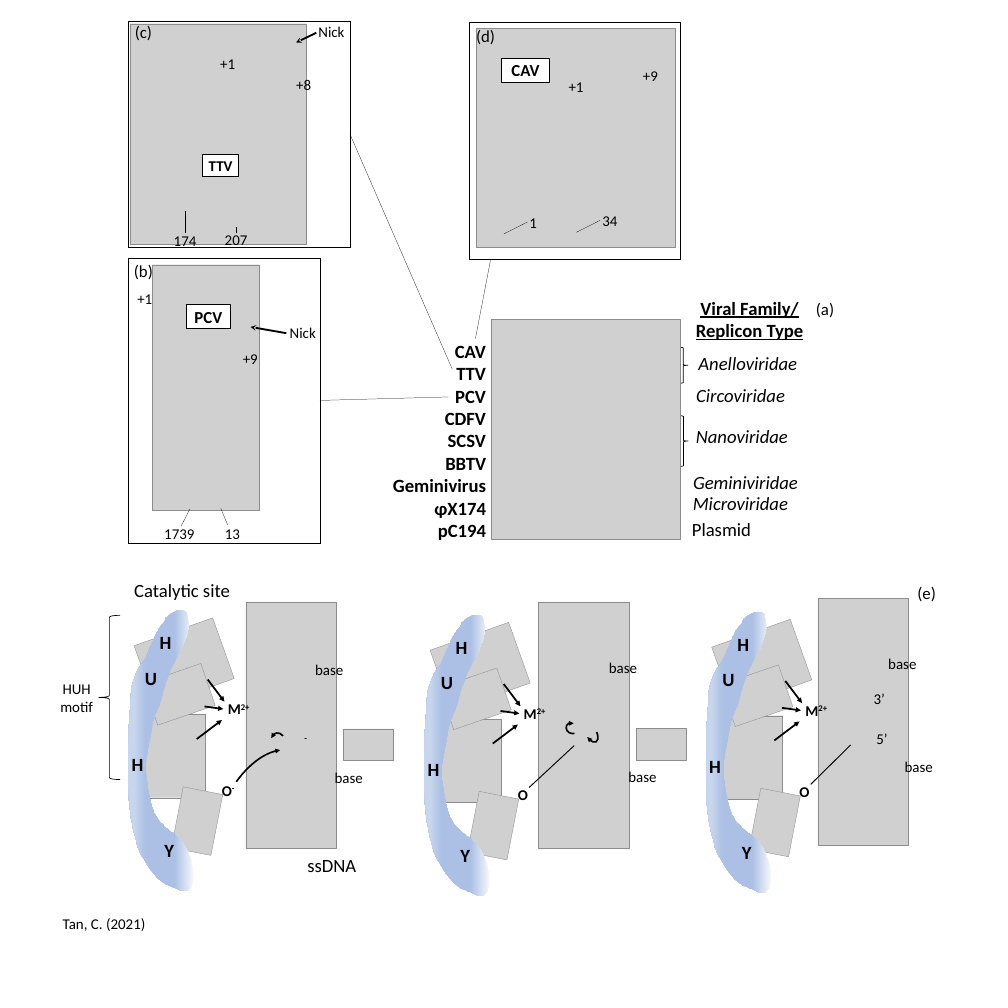
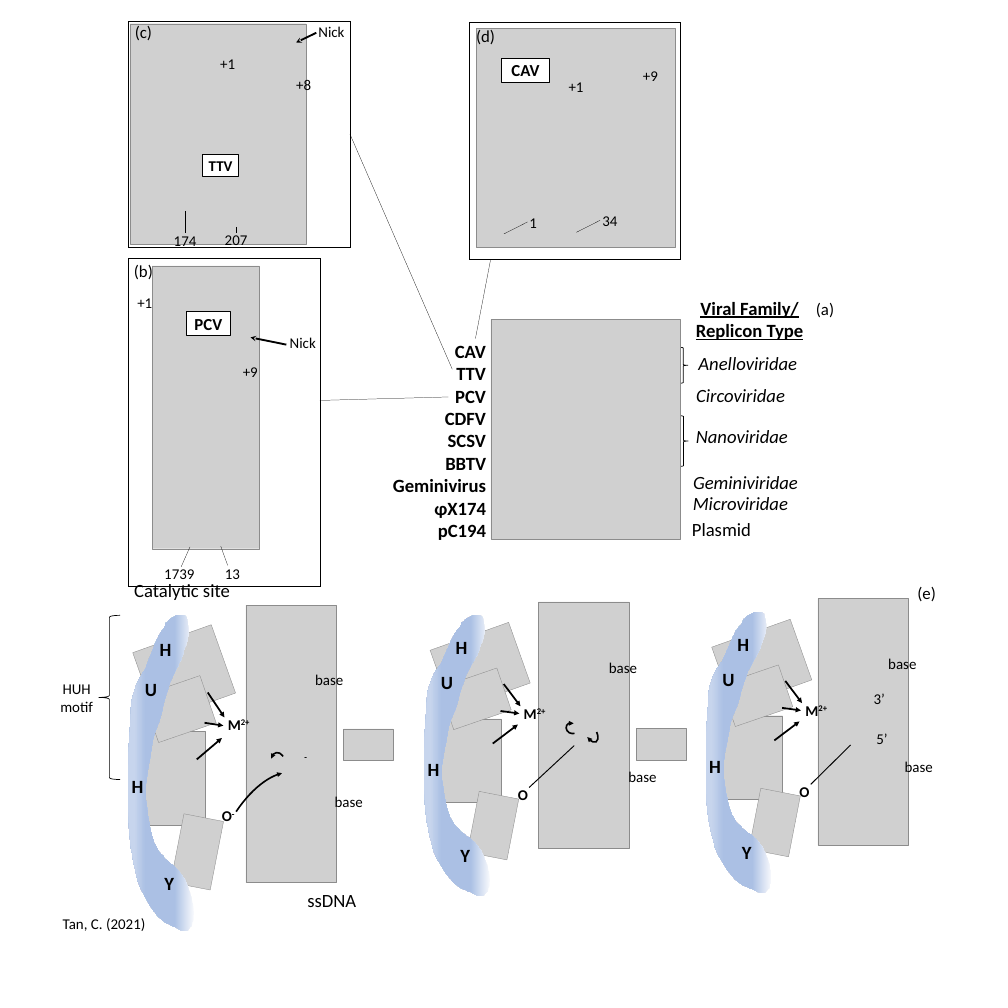
Before and after one commit to cednotsed/BIOC0021, a slide deck: slide 6 of workspace/results/plots.pptx. Drawn at 1008x1008 pixels with LibreOffice and Linux fonts; fonts in the diff are those of the drawing; grey boxes stand for pictures. Boxes give left, top, right and bottom in pixels: in the first picture for what was removed or moved away, otherwise in the second. Text is boxed around its words. In the diff, an @@ line names an element or a change of style, - is before the commit and + after.

```diff
--- a/workspace/results/plots.pptx
+++ b/workspace/results/plots.pptx
@@ rectangle: place and size @@
-rectangle at bbox=[128, 258, 320, 543]
+rectangle at bbox=[128, 258, 320, 586]
@@ picture: place and size @@
-picture at bbox=[152, 265, 259, 510]
+picture at bbox=[152, 266, 259, 549]
@@ 2 texts, 1 rectangle: place and size @@
-2 texts, 1 rectangle at bbox=[137, 294, 230, 649]
+2 texts, 1 rectangle at bbox=[137, 298, 230, 656]
@@ 3 texts, 1 arrow: place and size @@
-3 texts, 1 arrow at bbox=[145, 327, 343, 685]
+3 texts, 1 arrow at bbox=[145, 337, 343, 696]
@@ 2 texts, 2 lines: place and size @@
-2 texts, 2 lines at bbox=[164, 508, 240, 539]
+2 texts, 2 lines at bbox=[164, 546, 240, 579]
@@ freeform shape: place and size @@
-freeform shape at bbox=[128, 610, 194, 891]
+freeform shape at bbox=[128, 615, 194, 931]
@@ picture: place and size @@
-picture at bbox=[134, 618, 234, 707]
+picture at bbox=[133, 625, 236, 721]
@@ picture: place and size @@
-picture at bbox=[246, 602, 337, 848]
+picture at bbox=[246, 605, 337, 883]
@@ picture: place and size @@
-picture at bbox=[143, 664, 215, 725]
+picture at bbox=[142, 676, 216, 742]
@@ 2 texts, 2 arrows: place and size @@
-2 texts, 2 arrows at bbox=[205, 354, 265, 720]
+2 texts, 2 arrows at bbox=[205, 367, 265, 735]
@@ picture: place and size @@
-picture at bbox=[140, 714, 205, 798]
+picture at bbox=[141, 732, 205, 825]
@@ arc (boxed as its full ellipse): place and size @@
-arc (boxed as its full ellipse) at bbox=[195, 734, 332, 898]
+arc (boxed as its full ellipse) at bbox=[191, 756, 336, 935]
@@ 1 text, 1 arrow, 1 arc (boxed as its full ellipse): place and size @@
-1 text, 1 arrow, 1 arc (boxed as its full ellipse) at bbox=[132, 720, 285, 771]
+1 text, 1 arrow, 1 arc (boxed as its full ellipse) at bbox=[132, 738, 285, 793]
@@ text "O-": place and size @@
-text "O-" at bbox=[222, 786, 232, 798]
+text "O-" at bbox=[222, 811, 232, 825]
@@ text "base": place and size @@
-text "base" at bbox=[335, 770, 363, 787]
+text "base" at bbox=[335, 794, 363, 811]
@@ picture: place and size @@
-picture at bbox=[171, 787, 223, 855]
+picture at bbox=[171, 814, 224, 890]
@@ text "Y": place and size @@
-text "Y" at bbox=[164, 845, 174, 857]
+text "Y" at bbox=[164, 878, 174, 890]
@@ text "ssDNA": place and size @@
-text "ssDNA" at bbox=[307, 860, 356, 872]
+text "ssDNA" at bbox=[307, 895, 356, 907]
```
Also in this commit, not shown: 5 other slides changed, 2 slides added, 5 other files.
